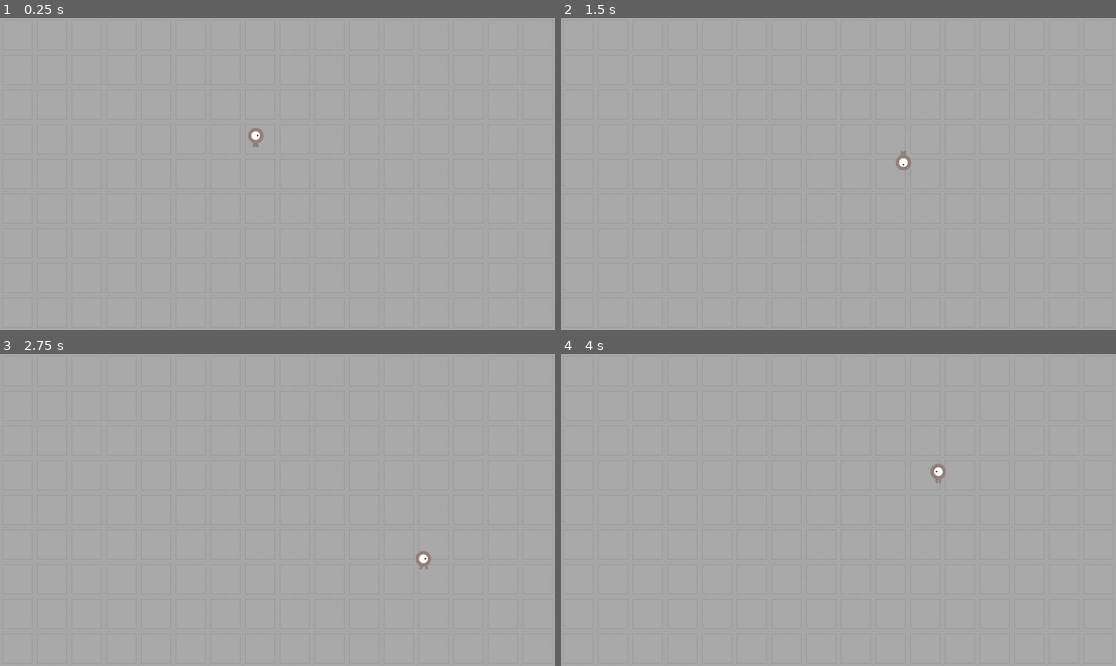
Above: before the commit, frames 1-4 (two rows, left to right).
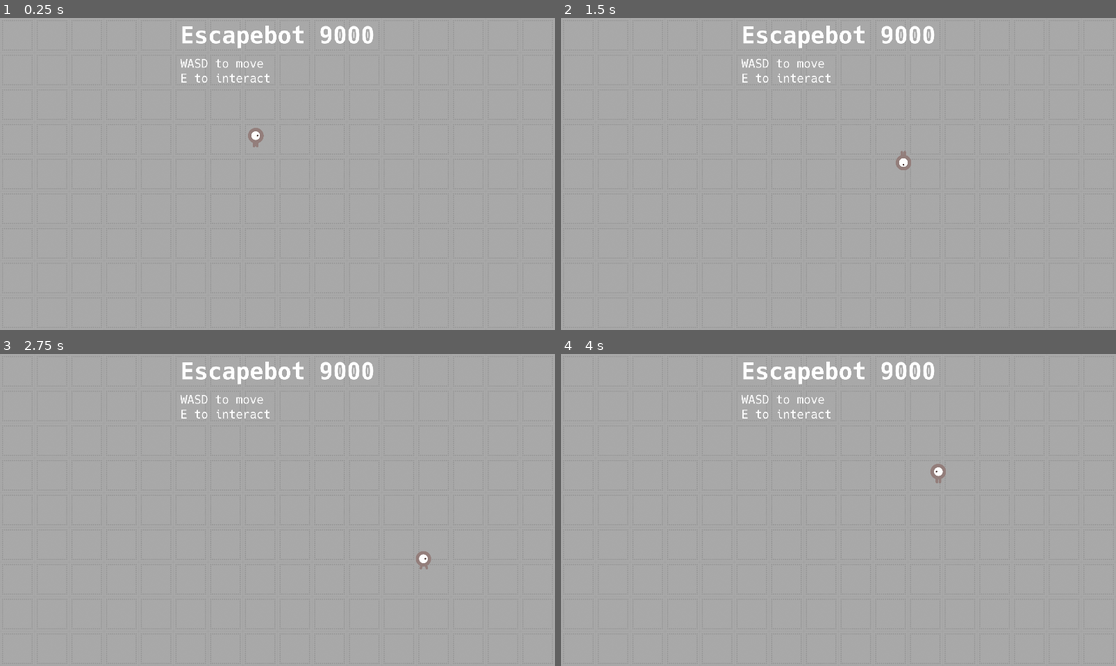
Above: after the commit, the same moments.

Repository: duckinator/escapebot9k-godot
Game: Godot game, scene res://Hub.tscn
Same seed, same stepped clock (60 frames per second), same inputs: the game is played once before the commit and once after it.
Inputs:
- Up to frame 1 (0.25 s): no input
- Up to frame 2 (1.5 s): tap Enter at 0.5 s; hold Right (ui_right) 0.53-1.28 s; hold Down (ui_down) from 1.28 s (still down)
- Up to frame 3 (2.75 s): release Down (ui_down) at 2.03 s; hold Right (ui_right) from 2.03 s (still down)
- Up to frame 4 (4 s): release Right (ui_right) at 2.78 s; hold Up (ui_up) 2.78-3.53 s; hold Left (ui_left) from 3.53 s (still down)

The runs differ from the first frame. In frame 1, 1.1% of the frame differs, in the area x 32-68%, y 2-21%; in frame 2, 1.1%; in frame 3, 1.1%; in frame 4, 1.1%.

Commit message:
add game name and controls to hub world

Diff:
--- a/src/Hub.tscn
+++ b/src/Hub.tscn
@@ -1,7 +1,23 @@
-[gd_scene load_steps=3 format=2]
+[gd_scene load_steps=9 format=2]
 
 [ext_resource path="res://map_tileset.tres" type="TileSet" id=1]
 [ext_resource path="res://Player.tscn" type="PackedScene" id=2]
+[ext_resource path="res://fonts/Hack/Hack-Bold.ttf" type="DynamicFontData" id=3]
+[ext_resource path="res://fonts/Hack/Hack-Regular.ttf" type="DynamicFontData" id=4]
+
+[sub_resource type="DynamicFont" id=1]
+size = 80
+font_data = ExtResource( 3 )
+
+[sub_resource type="Theme" id=2]
+default_font = SubResource( 1 )
+
+[sub_resource type="DynamicFont" id=3]
+size = 40
+font_data = ExtResource( 4 )
+
+[sub_resource type="Theme" id=4]
+default_font = SubResource( 3 )
 
 [node name="Hub" type="Node2D"]
 
@@ -13,3 +29,38 @@
 
 [node name="Player" parent="." instance=ExtResource( 2 )]
 position = Vector2( 885, 414 )
+
+[node name="CenterContainer" type="CenterContainer" parent="."]
+margin_right = 1920.0
+margin_bottom = 240.0
+
+[node name="VFlowContainer" type="HFlowContainer" parent="CenterContainer"]
+margin_left = 624.0
+margin_right = 1296.0
+margin_bottom = 244.0
+
+[node name="CenterContainer" type="CenterContainer" parent="CenterContainer/VFlowContainer"]
+margin_right = 672.0
+margin_bottom = 120.0
+rect_min_size = Vector2( 0, 120 )
+
+[node name="NameLabel" type="Label" parent="CenterContainer/VFlowContainer/CenterContainer"]
+margin_top = 13.0
+margin_right = 672.0
+margin_bottom = 107.0
+theme = SubResource( 2 )
+text = "Escapebot 9000"
+
+[node name="CenterContainer2" type="CenterContainer" parent="CenterContainer/VFlowContainer"]
+margin_top = 124.0
+margin_right = 312.0
+margin_bottom = 244.0
+rect_min_size = Vector2( 0, 120 )
+
+[node name="ControlsLabel" type="Label" parent="CenterContainer/VFlowContainer/CenterContainer2"]
+margin_top = 10.0
+margin_right = 312.0
+margin_bottom = 109.0
+theme = SubResource( 4 )
+text = "WASD to move
+E to interact"
Binary file added: src/fonts/Hack/Hack-Bold.ttf
Binary file added: src/fonts/Hack/Hack-BoldItalic.ttf
Binary file added: src/fonts/Hack/Hack-Italic.ttf
Binary file added: src/fonts/Hack/Hack-Regular.ttf
Not shown, added: src/fonts/Hack/LICENSE.md
